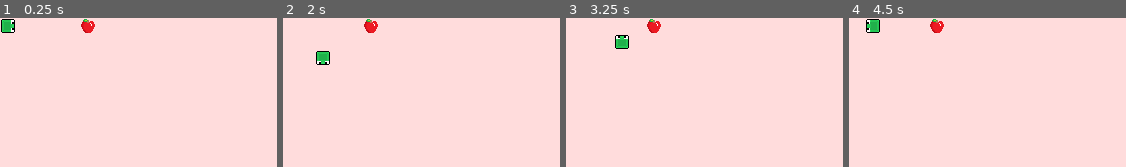
Above: before the commit, frames 1-4 (left to right).
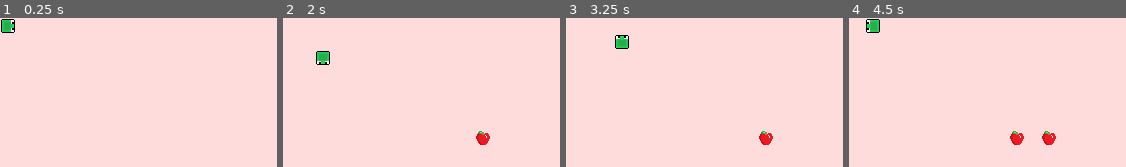
Above: after the commit, the same moments.

Repository: Tale152/snake-plus-plus-godot
Game: Godot game, scene res://src/Main.tscn
The game is run twice, just before and just after one commit, with the same random seed, the same clock (stepped at 60 frames per second) and the same inputs.
Inputs:
- Up to frame 1 (0.25 s): no input
- Up to frame 2 (2 s): hold Right (move_right) 0.53-1.28 s; tap Enter at 1.25 s; hold Down (move_down) from 1.28 s (still down)
- Up to frame 3 (3.25 s): release Down (move_down) at 2.03 s; hold Right (move_right) 2.03-2.78 s; tap Space at 2.75 s; hold Up (move_up) from 2.78 s (still down)
- Up to frame 4 (4.5 s): release Up (move_up) at 3.53 s; hold Left (move_left) from 3.53 s (still down); tap Enter at 4.25 s

The runs differ from the first frame. In frame 1, 0.3% of the frame differs, in the area x 29-35%, y 0-11%; in frame 2, 0.7%; in frame 3, 0.7%; in frame 4, 1.0%, in the area x 29-75%, y 0-86%.

Commit message:
Handled snake speedup

Diff:
--- a/src/Main.gd
+++ b/src/Main.gd
@@ -3,7 +3,8 @@
 const APPLE = preload("res://src/game/edibles/Apple.tscn")
 const DIRECTIONS = preload("res://src/enums/DirectionsEnum.gd").DIRECTIONS
 
-const DELTA_SECONDS = 0.5
+const BASE_DELTA_SECONDS = 0.5
+const SPEEDUP_FACTOR = 0.99
 var movement_elapsed_seconds
 var can_set_direction
 
@@ -12,13 +13,12 @@
 const ACTION_MOVE_UP = "move_up"
 const ACTION_MOVE_DOWN = "move_down"
 
+const CELL_SIZE = 16
+
 func _ready():
 	movement_elapsed_seconds = 0
 	can_set_direction = true
 	$Snake.initialize(DIRECTIONS.RIGHT, Vector2(0, 0), Vector2(320, 160))
-	var apple_instance = APPLE.instance()
-	add_child(apple_instance)
-	apple_instance.spawn(Vector2(80, 0), $Snake)
 	$Timer.start()
 
 func _process(delta):
@@ -37,10 +37,13 @@
 			$Snake.properties.current_direction = DIRECTIONS.UP
 
 	movement_elapsed_seconds += delta
-	if(movement_elapsed_seconds >= DELTA_SECONDS):
+	var current_delta_seconds = BASE_DELTA_SECONDS
+	for i in $Snake.properties.current_length - 1:
+		current_delta_seconds *= SPEEDUP_FACTOR
+	if(movement_elapsed_seconds >= current_delta_seconds):
 		can_set_direction = true
-		movement_elapsed_seconds -= DELTA_SECONDS
-		$Snake.move(16)
+		movement_elapsed_seconds -= current_delta_seconds
+		$Snake.move(CELL_SIZE)
 
 func _on_Timer_timeout():
 	var apple_instance = APPLE.instance()
--- a/src/Main.tscn
+++ b/src/Main.tscn
@@ -12,7 +12,7 @@
 color = Color( 1, 0.866667, 0.866667, 1 )
 
 [node name="Timer" type="Timer" parent="."]
-wait_time = 5.0
+wait_time = 2.0
 
 [node name="Snake" parent="." instance=ExtResource( 1 )]
 
